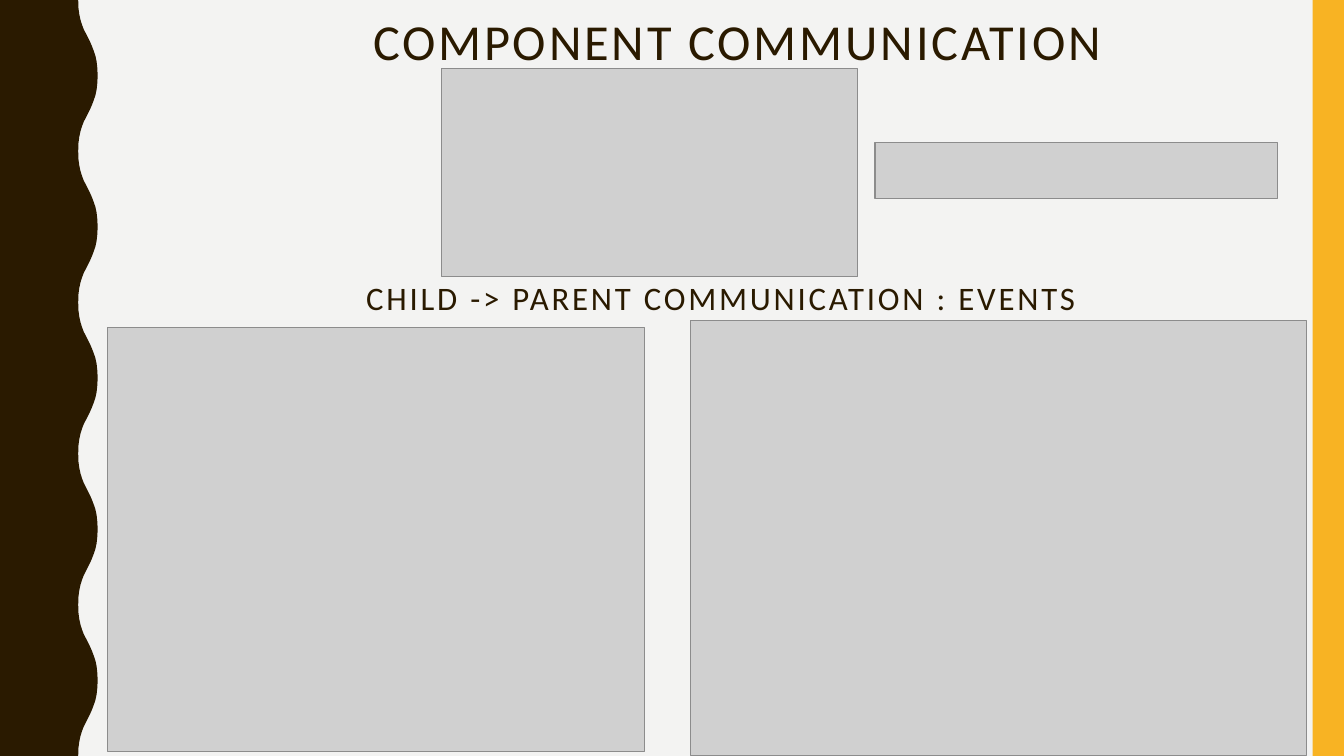
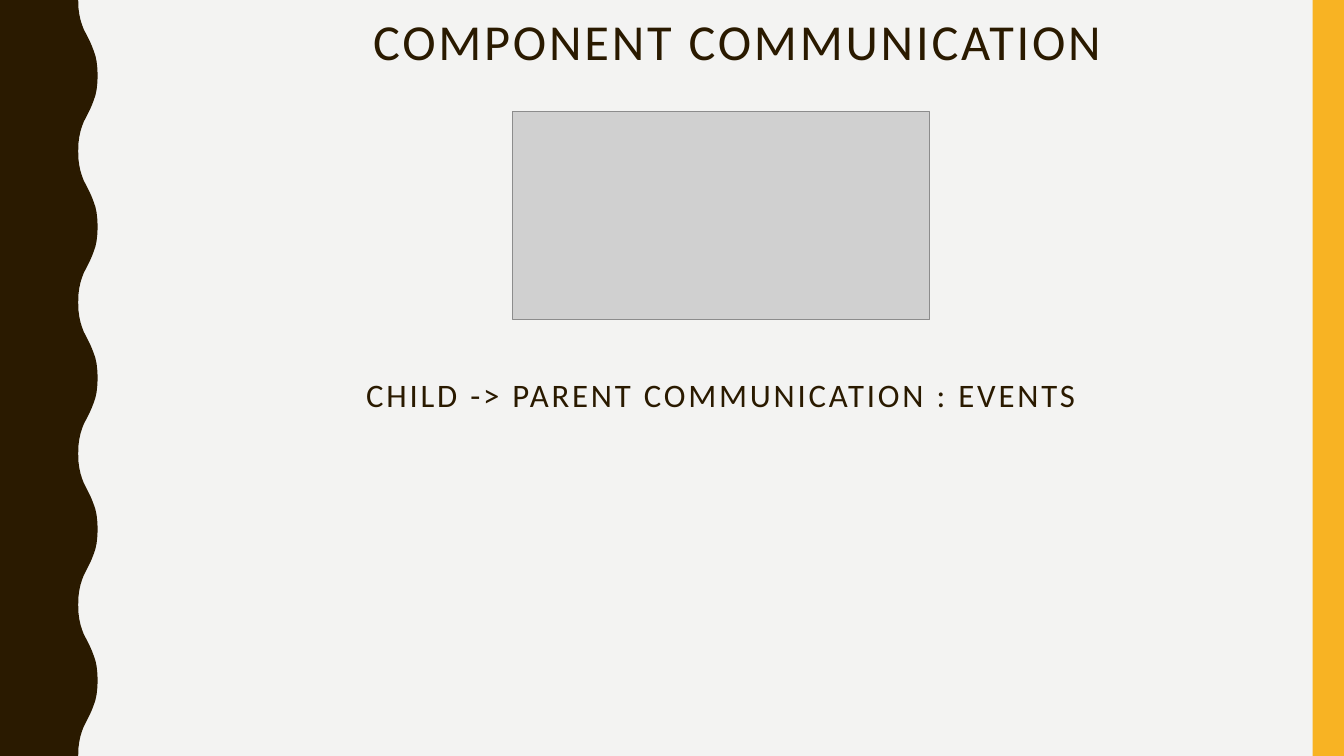
Before and after one commit to abbjetmus/programmering, a slide deck: slide 25 of Vue/Vue.pptx (slide 26 before the commit). Drawn at 1344x756 pixels with LibreOffice and Linux fonts; fonts in the diff are those of the drawing; grey boxes stand for pictures. Boxes give left, top, right and bottom in pixels: in the first picture for what was removed or moved away, otherwise in the second. Text is boxed around its words. In the diff, an @@ line names an element or a change of style, - is before the commit and + after.

```diff
--- a/Vue/Vue.pptx
+++ b/Vue/Vue.pptx
@@ picture: place and size @@
-picture at [442,69,858,277]
+picture at [513,111,930,320]
@@ picture removed at [875,142,1277,198] @@
@@ picture removed at [108,328,644,752] @@
@@ picture removed at [691,321,1307,756] @@
@@ text "CHILD -> PARENT COMMUNICATION : ...": place and size @@
-text "CHILD -> PARENT COMMUNICATION : ..." at [366,288,1075,311]
+text "CHILD -> PARENT COMMUNICATION : ..." at [366,385,1075,408]
```
Also in this commit, not shown: 5 other slides changed, 1 slide added, 3 slides removed, 2 other files.
